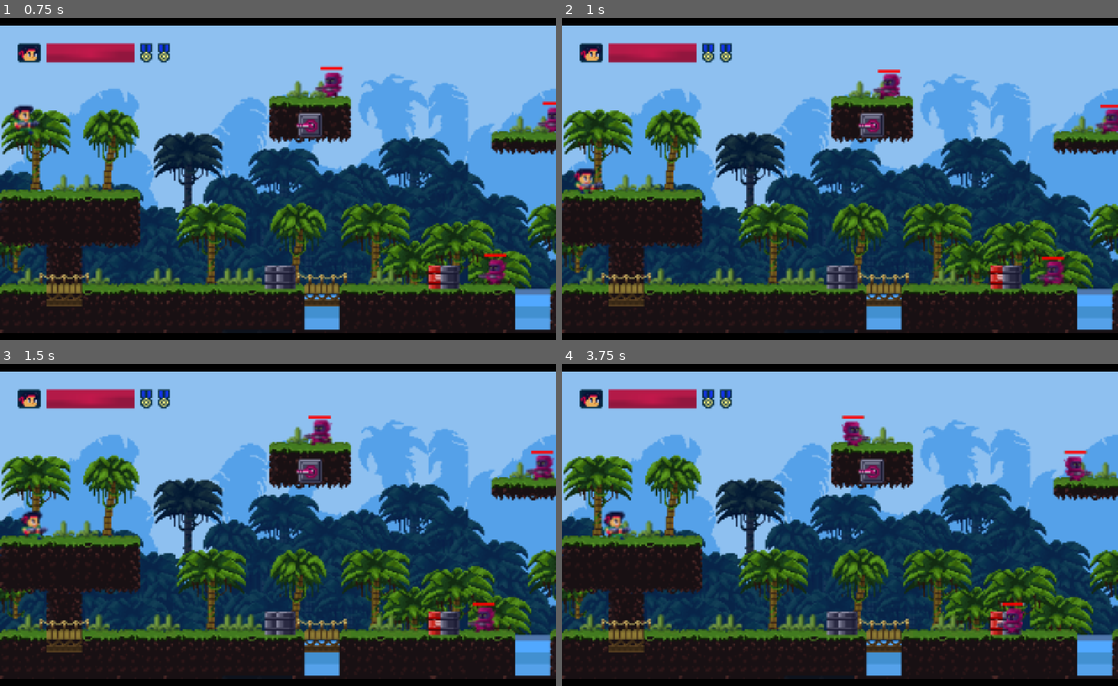
Above: before the commit, frames 1-4 (two rows, left to right).
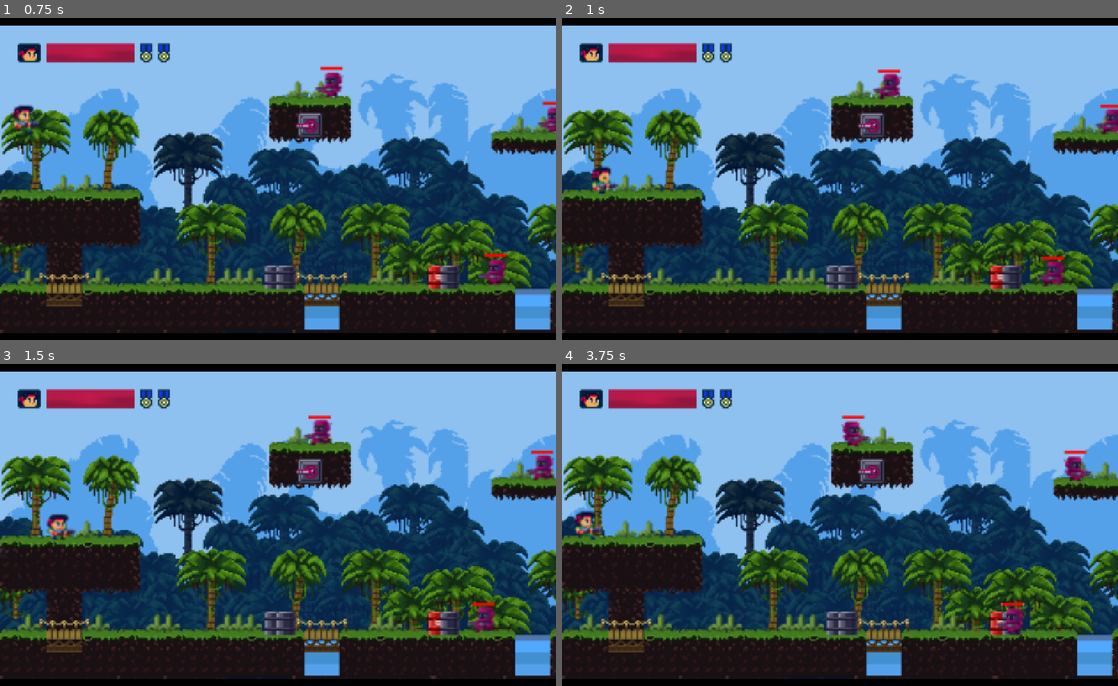
Above: after the commit, the same moments.

Repository: YugeCse/first-blood
Game: Godot game, scene res://scenes/tscns/splash_scene.tscn
Two runs of this game, one before a commit and one after it. Both use one fixed random seed, a clock stepped at 60 frames per second and the inputs below. Sound files missing from this copy of the repository are replaced by a short silence.
Inputs (mouse positions are in pixels of both pictures, inside the frame that each line leads up to):
- Up to frame 1 (0.75 s): tap Enter (ui_accept) at 0.5 s; move the mouse to (400, 162) at 0.52 s; hold Right (ui_right) from 0.53 s (still down); click (400, 162) at 0.67 s
- Up to frame 2 (1 s): keep holding Right (ui_right); tap Enter (ui_accept) at 0.77 s
- Up to frame 3 (1.5 s): release Right (ui_right) at 1.25 s; drag from (166, 541) to (272, 621) at 1.27 s
- Up to frame 4 (3.75 s): move the mouse to (895, 447) at 2.02 s; hold Left (ui_left) 2.03-2.75 s; drag from (812, 595) to (1012, 621) at 2.77 s; move the mouse to (1006, 576) at 3.52 s; hold Right (ui_right) from 3.53 s (still down)

Frame 1 is identical in both runs. In frame 2, 0.5% of the frame differs, in the area x 2-11%, y 46-55%; in frame 3, 0.6%; in frame 4, 0.6%, in the area x 2-13%, y 45-55%.

Commit message:
#优化细节哦！

Diff:
--- a/project.godot
+++ b/project.godot
@@ -46,7 +46,8 @@
 folder_colors={
 "res://assets/": "yellow",
 "res://assets/anim/": "orange",
-"res://assets/audio/": "yellow"
+"res://assets/audio/": "yellow",
+"res://docs/": "purple"
 }
 
 [global_group]
--- a/scenes/scripts/main_scene.gd
+++ b/scenes/scripts/main_scene.gd
@@ -16,16 +16,14 @@
 var viewport_container: SubViewportContainer = $ViewportContainer
 
 func _ready() -> void:
-	var support_web := OS.has_feature('web')
-	var support_touchscreen := DisplayServer.is_touchscreen_available()
-	_is_run_in_mobile =\
-		OS.get_name() in ['Android', 'iOS'] or\
-			(support_web and support_touchscreen)
+	match OS.get_name():
+		'iOS': _is_run_in_mobile = true
+		'Android': _is_run_in_mobile = true
+	$VirtualJoystic.visible = _is_run_in_mobile
 	_viewport_default_size = viewport.size #获取原有的默认大小
-	if not _is_run_in_mobile:
-		_adjust_viewport_size() #调整视窗尺寸信息
-		get_window().size_changed.connect(_adjust_viewport_size)
-	else: self.remove_child($VirtualJoystic) #移除虚拟游戏摇杆组件
+	_adjust_viewport_size() #调整视窗尺寸信息
+	get_window().size_changed.connect(_adjust_viewport_size)
+	if not _is_run_in_mobile: remove_child($VirtualJoystic) #移除虚拟游戏摇杆组件
 
 ## 调整视窗尺寸信息，非安卓/iOS的设备，需要根据主视窗调整大小
 func _adjust_viewport_size() -> void:
--- a/scenes/tscns/main_scene.tscn
+++ b/scenes/tscns/main_scene.tscn
@@ -46,7 +46,6 @@
 game_viewport_container = NodePath("../..")
 
 [node name="VirtualJoystic" parent="." unique_id=1620645665 instance=ExtResource("6_4jd7c")]
-visible = false
 joystick_radius = 50.0
 handle_radius = 23.0
 deadzone = 0.1
--- a/shared/stages/scripts/stage_forest.gd
+++ b/shared/stages/scripts/stage_forest.gd
@@ -36,10 +36,6 @@
 var player_scene_packed = preload('res://sprites/tscns/player.tscn')
 
 func _ready() -> void:
-	#joystick.visible = true
-	var is_run_in_mobilde =\
-		OS.get_name() in ['Android', 'iOS']
-	joystick.visible = is_run_in_mobilde
 	#joystick.shoot_pressed\
 		#.connect(func(): Input.action_press(&'ui_shoot'))
 	#joystick.shoot_released\
--- a/shared/stages/tscns/stage_forest.tscn
+++ b/shared/stages/tscns/stage_forest.tscn
@@ -1055,62 +1055,62 @@
 
 [connection signal="area_entered" from="MapContainer/DecorationMapLayer/RedBarrel" to="MapContainer/DecorationMapLayer/RedBarrel" method="_on_area_entered"]
 [connection signal="area_entered" from="MapContainer/DecorationMapLayer/Barrel" to="MapContainer/DecorationMapLayer/Barrel" method="_on_area_entered"]
-[connection signal="area_entered" from="MapContainer/DecorationMapLayer/@Area2D@243921" to="MapContainer/DecorationMapLayer/@Area2D@243921" method="_on_area_entered"]
-[connection signal="area_entered" from="MapContainer/DecorationMapLayer/@Area2D@243922" to="MapContainer/DecorationMapLayer/@Area2D@243922" method="_on_area_entered"]
-[connection signal="area_entered" from="MapContainer/DecorationMapLayer/@Area2D@243923" to="MapContainer/DecorationMapLayer/@Area2D@243923" method="_on_area_entered"]
-[connection signal="area_entered" from="MapContainer/DecorationMapLayer/@Area2D@243924" to="MapContainer/DecorationMapLayer/@Area2D@243924" method="_on_area_entered"]
-[connection signal="area_entered" from="MapContainer/DecorationMapLayer/@Area2D@243925" to="MapContainer/DecorationMapLayer/@Area2D@243925" method="_on_area_entered"]
-[connection signal="area_entered" from="MapContainer/DecorationMapLayer/@Area2D@243926" to="MapContainer/DecorationMapLayer/@Area2D@243926" method="_on_area_entered"]
-[connection signal="area_entered" from="MapContainer/DecorationMapLayer/@Area2D@243927" to="MapContainer/DecorationMapLayer/@Area2D@243927" method="_on_area_entered"]
-[connection signal="area_entered" from="MapContainer/DecorationMapLayer/@Area2D@243928" to="MapContainer/DecorationMapLayer/@Area2D@243928" method="_on_area_entered"]
-[connection signal="area_entered" from="MapContainer/DecorationMapLayer/@Area2D@243929" to="MapContainer/DecorationMapLayer/@Area2D@243929" method="_on_area_entered"]
-[connection signal="area_entered" from="MapContainer/DecorationMapLayer/@Area2D@243930" to="MapContainer/DecorationMapLayer/@Area2D@243930" method="_on_area_entered"]
-[connection signal="area_entered" from="MapContainer/DecorationMapLayer/@Area2D@243931" to="MapContainer/DecorationMapLayer/@Area2D@243931" method="_on_area_entered"]
-[connection signal="area_entered" from="MapContainer/DecorationMapLayer/@Area2D@243932" to="MapContainer/DecorationMapLayer/@Area2D@243932" method="_on_area_entered"]
-[connection signal="area_entered" from="MapContainer/DecorationMapLayer/@Area2D@243933" to="MapContainer/DecorationMapLayer/@Area2D@243933" method="_on_area_entered"]
-[connection signal="area_entered" from="MapContainer/DecorationMapLayer/@Area2D@243934" to="MapContainer/DecorationMapLayer/@Area2D@243934" method="_on_area_entered"]
-[connection signal="area_entered" from="MapContainer/DecorationMapLayer/@Area2D@243935" to="MapContainer/DecorationMapLayer/@Area2D@243935" method="_on_area_entered"]
-[connection signal="area_entered" from="MapContainer/DecorationMapLayer/@Area2D@243936" to="MapContainer/DecorationMapLayer/@Area2D@243936" method="_on_area_entered"]
-[connection signal="area_entered" from="MapContainer/DecorationMapLayer/@Area2D@243937" to="MapContainer/DecorationMapLayer/@Area2D@243937" method="_on_area_entered"]
-[connection signal="area_entered" from="MapContainer/DecorationMapLayer/@Area2D@243938" to="MapContainer/DecorationMapLayer/@Area2D@243938" method="_on_area_entered"]
-[connection signal="area_entered" from="MapContainer/DecorationMapLayer/@Area2D@243939" to="MapContainer/DecorationMapLayer/@Area2D@243939" method="_on_area_entered"]
-[connection signal="area_entered" from="MapContainer/DecorationMapLayer/@Area2D@243940" to="MapContainer/DecorationMapLayer/@Area2D@243940" method="_on_area_entered"]
-[connection signal="area_entered" from="MapContainer/DecorationMapLayer/@Area2D@243941" to="MapContainer/DecorationMapLayer/@Area2D@243941" method="_on_area_entered"]
-[connection signal="area_entered" from="MapContainer/DecorationMapLayer/@Area2D@243942" to="MapContainer/DecorationMapLayer/@Area2D@243942" method="_on_area_entered"]
-[connection signal="area_entered" from="MapContainer/DecorationMapLayer/@Area2D@243943" to="MapContainer/DecorationMapLayer/@Area2D@243943" method="_on_area_entered"]
-[connection signal="area_entered" from="MapContainer/DecorationMapLayer/@Area2D@243944" to="MapContainer/DecorationMapLayer/@Area2D@243944" method="_on_area_entered"]
-[connection signal="area_entered" from="MapContainer/DecorationMapLayer/@Area2D@243945" to="MapContainer/DecorationMapLayer/@Area2D@243945" method="_on_area_entered"]
-[connection signal="area_entered" from="MapContainer/DecorationMapLayer/@Area2D@243946" to="MapContainer/DecorationMapLayer/@Area2D@243946" method="_on_area_entered"]
-[connection signal="area_entered" from="MapContainer/DecorationMapLayer/@Area2D@243947" to="MapContainer/DecorationMapLayer/@Area2D@243947" method="_on_area_entered"]
-[connection signal="area_entered" from="MapContainer/DecorationMapLayer/@Area2D@243948" to="MapContainer/DecorationMapLayer/@Area2D@243948" method="_on_area_entered"]
-[connection signal="area_entered" from="MapContainer/DecorationMapLayer/@Area2D@243949" to="MapContainer/DecorationMapLayer/@Area2D@243949" method="_on_area_entered"]
-[connection signal="area_entered" from="MapContainer/DecorationMapLayer/@Area2D@243950" to="MapContainer/DecorationMapLayer/@Area2D@243950" method="_on_area_entered"]
-[connection signal="area_entered" from="MapContainer/DecorationMapLayer/@Area2D@243951" to="MapContainer/DecorationMapLayer/@Area2D@243951" method="_on_area_entered"]
-[connection signal="area_entered" from="MapContainer/DecorationMapLayer/@Area2D@243952" to="MapContainer/DecorationMapLayer/@Area2D@243952" method="_on_area_entered"]
-[connection signal="area_entered" from="MapContainer/DecorationMapLayer/@Area2D@243953" to="MapContainer/DecorationMapLayer/@Area2D@243953" method="_on_area_entered"]
-[connection signal="area_entered" from="MapContainer/DecorationMapLayer/@Area2D@243954" to="MapContainer/DecorationMapLayer/@Area2D@243954" method="_on_area_entered"]
-[connection signal="area_entered" from="MapContainer/DecorationMapLayer/@Area2D@243955" to="MapContainer/DecorationMapLayer/@Area2D@243955" method="_on_area_entered"]
-[connection signal="area_entered" from="MapContainer/DecorationMapLayer/@Area2D@243956" to="MapContainer/DecorationMapLayer/@Area2D@243956" method="_on_area_entered"]
-[connection signal="area_entered" from="MapContainer/DecorationMapLayer/@Area2D@243957" to="MapContainer/DecorationMapLayer/@Area2D@243957" method="_on_area_entered"]
-[connection signal="area_entered" from="MapContainer/DecorationMapLayer/@Area2D@243958" to="MapContainer/DecorationMapLayer/@Area2D@243958" method="_on_area_entered"]
-[connection signal="area_entered" from="MapContainer/DecorationMapLayer/@Area2D@243959" to="MapContainer/DecorationMapLayer/@Area2D@243959" method="_on_area_entered"]
-[connection signal="area_entered" from="MapContainer/DecorationMapLayer/@Area2D@243960" to="MapContainer/DecorationMapLayer/@Area2D@243960" method="_on_area_entered"]
-[connection signal="area_entered" from="MapContainer/DecorationMapLayer/@Area2D@243961" to="MapContainer/DecorationMapLayer/@Area2D@243961" method="_on_area_entered"]
-[connection signal="area_entered" from="MapContainer/DecorationMapLayer/@Area2D@243962" to="MapContainer/DecorationMapLayer/@Area2D@243962" method="_on_area_entered"]
-[connection signal="area_entered" from="MapContainer/DecorationMapLayer/@Area2D@243963" to="MapContainer/DecorationMapLayer/@Area2D@243963" method="_on_area_entered"]
-[connection signal="area_entered" from="MapContainer/DecorationMapLayer/@Area2D@243964" to="MapContainer/DecorationMapLayer/@Area2D@243964" method="_on_area_entered"]
-[connection signal="area_entered" from="MapContainer/DecorationMapLayer/@Area2D@243965" to="MapContainer/DecorationMapLayer/@Area2D@243965" method="_on_area_entered"]
-[connection signal="area_entered" from="MapContainer/DecorationMapLayer/@Area2D@243966" to="MapContainer/DecorationMapLayer/@Area2D@243966" method="_on_area_entered"]
-[connection signal="area_entered" from="MapContainer/DecorationMapLayer/@Area2D@243967" to="MapContainer/DecorationMapLayer/@Area2D@243967" method="_on_area_entered"]
-[connection signal="area_entered" from="MapContainer/DecorationMapLayer/@Area2D@243968" to="MapContainer/DecorationMapLayer/@Area2D@243968" method="_on_area_entered"]
-[connection signal="area_entered" from="MapContainer/DecorationMapLayer/@Area2D@243969" to="MapContainer/DecorationMapLayer/@Area2D@243969" method="_on_area_entered"]
-[connection signal="area_entered" from="MapContainer/DecorationMapLayer/@Area2D@243970" to="MapContainer/DecorationMapLayer/@Area2D@243970" method="_on_area_entered"]
-[connection signal="area_entered" from="MapContainer/DecorationMapLayer/@Area2D@243971" to="MapContainer/DecorationMapLayer/@Area2D@243971" method="_on_area_entered"]
-[connection signal="area_entered" from="MapContainer/DecorationMapLayer/@Area2D@243972" to="MapContainer/DecorationMapLayer/@Area2D@243972" method="_on_area_entered"]
-[connection signal="area_entered" from="MapContainer/DecorationMapLayer/@Area2D@243973" to="MapContainer/DecorationMapLayer/@Area2D@243973" method="_on_area_entered"]
-[connection signal="area_entered" from="MapContainer/DecorationMapLayer/@Area2D@243974" to="MapContainer/DecorationMapLayer/@Area2D@243974" method="_on_area_entered"]
-[connection signal="area_entered" from="MapContainer/DecorationMapLayer/@Area2D@243975" to="MapContainer/DecorationMapLayer/@Area2D@243975" method="_on_area_entered"]
-[connection signal="area_entered" from="MapContainer/DecorationMapLayer/@Area2D@243976" to="MapContainer/DecorationMapLayer/@Area2D@243976" method="_on_area_entered"]
-[connection signal="area_entered" from="MapContainer/DecorationMapLayer/@Area2D@243977" to="MapContainer/DecorationMapLayer/@Area2D@243977" method="_on_area_entered"]
-[connection signal="area_entered" from="MapContainer/DecorationMapLayer/@Area2D@243978" to="MapContainer/DecorationMapLayer/@Area2D@243978" method="_on_area_entered"]
-[connection signal="area_entered" from="MapContainer/DecorationMapLayer/@Area2D@243979" to="MapContainer/DecorationMapLayer/@Area2D@243979" method="_on_area_entered"]
+[connection signal="area_entered" from="MapContainer/DecorationMapLayer/@Area2D@261594" to="MapContainer/DecorationMapLayer/@Area2D@261594" method="_on_area_entered"]
+[connection signal="area_entered" from="MapContainer/DecorationMapLayer/@Area2D@261595" to="MapContainer/DecorationMapLayer/@Area2D@261595" method="_on_area_entered"]
+[connection signal="area_entered" from="MapContainer/DecorationMapLayer/@Area2D@261596" to="MapContainer/DecorationMapLayer/@Area2D@261596" method="_on_area_entered"]
+[connection signal="area_entered" from="MapContainer/DecorationMapLayer/@Area2D@261597" to="MapContainer/DecorationMapLayer/@Area2D@261597" method="_on_area_entered"]
+[connection signal="area_entered" from="MapContainer/DecorationMapLayer/@Area2D@261598" to="MapContainer/DecorationMapLayer/@Area2D@261598" method="_on_area_entered"]
+[connection signal="area_entered" from="MapContainer/DecorationMapLayer/@Area2D@261599" to="MapContainer/DecorationMapLayer/@Area2D@261599" method="_on_area_entered"]
+[connection signal="area_entered" from="MapContainer/DecorationMapLayer/@Area2D@261600" to="MapContainer/DecorationMapLayer/@Area2D@261600" method="_on_area_entered"]
+[connection signal="area_entered" from="MapContainer/DecorationMapLayer/@Area2D@261601" to="MapContainer/DecorationMapLayer/@Area2D@261601" method="_on_area_entered"]
+[connection signal="area_entered" from="MapContainer/DecorationMapLayer/@Area2D@261602" to="MapContainer/DecorationMapLayer/@Area2D@261602" method="_on_area_entered"]
+[connection signal="area_entered" from="MapContainer/DecorationMapLayer/@Area2D@261603" to="MapContainer/DecorationMapLayer/@Area2D@261603" method="_on_area_entered"]
+[connection signal="area_entered" from="MapContainer/DecorationMapLayer/@Area2D@261604" to="MapContainer/DecorationMapLayer/@Area2D@261604" method="_on_area_entered"]
+[connection signal="area_entered" from="MapContainer/DecorationMapLayer/@Area2D@261605" to="MapContainer/DecorationMapLayer/@Area2D@261605" method="_on_area_entered"]
+[connection signal="area_entered" from="MapContainer/DecorationMapLayer/@Area2D@261606" to="MapContainer/DecorationMapLayer/@Area2D@261606" method="_on_area_entered"]
+[connection signal="area_entered" from="MapContainer/DecorationMapLayer/@Area2D@261607" to="MapContainer/DecorationMapLayer/@Area2D@261607" method="_on_area_entered"]
+[connection signal="area_entered" from="MapContainer/DecorationMapLayer/@Area2D@261608" to="MapContainer/DecorationMapLayer/@Area2D@261608" method="_on_area_entered"]
+[connection signal="area_entered" from="MapContainer/DecorationMapLayer/@Area2D@261609" to="MapContainer/DecorationMapLayer/@Area2D@261609" method="_on_area_entered"]
+[connection signal="area_entered" from="MapContainer/DecorationMapLayer/@Area2D@261610" to="MapContainer/DecorationMapLayer/@Area2D@261610" method="_on_area_entered"]
+[connection signal="area_entered" from="MapContainer/DecorationMapLayer/@Area2D@261611" to="MapContainer/DecorationMapLayer/@Area2D@261611" method="_on_area_entered"]
+[connection signal="area_entered" from="MapContainer/DecorationMapLayer/@Area2D@261612" to="MapContainer/DecorationMapLayer/@Area2D@261612" method="_on_area_entered"]
+[connection signal="area_entered" from="MapContainer/DecorationMapLayer/@Area2D@261613" to="MapContainer/DecorationMapLayer/@Area2D@261613" method="_on_area_entered"]
+[connection signal="area_entered" from="MapContainer/DecorationMapLayer/@Area2D@261614" to="MapContainer/DecorationMapLayer/@Area2D@261614" method="_on_area_entered"]
+[connection signal="area_entered" from="MapContainer/DecorationMapLayer/@Area2D@261615" to="MapContainer/DecorationMapLayer/@Area2D@261615" method="_on_area_entered"]
+[connection signal="area_entered" from="MapContainer/DecorationMapLayer/@Area2D@261616" to="MapContainer/DecorationMapLayer/@Area2D@261616" method="_on_area_entered"]
+[connection signal="area_entered" from="MapContainer/DecorationMapLayer/@Area2D@261617" to="MapContainer/DecorationMapLayer/@Area2D@261617" method="_on_area_entered"]
+[connection signal="area_entered" from="MapContainer/DecorationMapLayer/@Area2D@261618" to="MapContainer/DecorationMapLayer/@Area2D@261618" method="_on_area_entered"]
+[connection signal="area_entered" from="MapContainer/DecorationMapLayer/@Area2D@261619" to="MapContainer/DecorationMapLayer/@Area2D@261619" method="_on_area_entered"]
+[connection signal="area_entered" from="MapContainer/DecorationMapLayer/@Area2D@261620" to="MapContainer/DecorationMapLayer/@Area2D@261620" method="_on_area_entered"]
+[connection signal="area_entered" from="MapContainer/DecorationMapLayer/@Area2D@261621" to="MapContainer/DecorationMapLayer/@Area2D@261621" method="_on_area_entered"]
+[connection signal="area_entered" from="MapContainer/DecorationMapLayer/@Area2D@261622" to="MapContainer/DecorationMapLayer/@Area2D@261622" method="_on_area_entered"]
+[connection signal="area_entered" from="MapContainer/DecorationMapLayer/@Area2D@261623" to="MapContainer/DecorationMapLayer/@Area2D@261623" method="_on_area_entered"]
+[connection signal="area_entered" from="MapContainer/DecorationMapLayer/@Area2D@261624" to="MapContainer/DecorationMapLayer/@Area2D@261624" method="_on_area_entered"]
+[connection signal="area_entered" from="MapContainer/DecorationMapLayer/@Area2D@261625" to="MapContainer/DecorationMapLayer/@Area2D@261625" method="_on_area_entered"]
+[connection signal="area_entered" from="MapContainer/DecorationMapLayer/@Area2D@261626" to="MapContainer/DecorationMapLayer/@Area2D@261626" method="_on_area_entered"]
+[connection signal="area_entered" from="MapContainer/DecorationMapLayer/@Area2D@261627" to="MapContainer/DecorationMapLayer/@Area2D@261627" method="_on_area_entered"]
+[connection signal="area_entered" from="MapContainer/DecorationMapLayer/@Area2D@261628" to="MapContainer/DecorationMapLayer/@Area2D@261628" method="_on_area_entered"]
+[connection signal="area_entered" from="MapContainer/DecorationMapLayer/@Area2D@261629" to="MapContainer/DecorationMapLayer/@Area2D@261629" method="_on_area_entered"]
+[connection signal="area_entered" from="MapContainer/DecorationMapLayer/@Area2D@261630" to="MapContainer/DecorationMapLayer/@Area2D@261630" method="_on_area_entered"]
+[connection signal="area_entered" from="MapContainer/DecorationMapLayer/@Area2D@261631" to="MapContainer/DecorationMapLayer/@Area2D@261631" method="_on_area_entered"]
+[connection signal="area_entered" from="MapContainer/DecorationMapLayer/@Area2D@261632" to="MapContainer/DecorationMapLayer/@Area2D@261632" method="_on_area_entered"]
+[connection signal="area_entered" from="MapContainer/DecorationMapLayer/@Area2D@261633" to="MapContainer/DecorationMapLayer/@Area2D@261633" method="_on_area_entered"]
+[connection signal="area_entered" from="MapContainer/DecorationMapLayer/@Area2D@261634" to="MapContainer/DecorationMapLayer/@Area2D@261634" method="_on_area_entered"]
+[connection signal="area_entered" from="MapContainer/DecorationMapLayer/@Area2D@261635" to="MapContainer/DecorationMapLayer/@Area2D@261635" method="_on_area_entered"]
+[connection signal="area_entered" from="MapContainer/DecorationMapLayer/@Area2D@261636" to="MapContainer/DecorationMapLayer/@Area2D@261636" method="_on_area_entered"]
+[connection signal="area_entered" from="MapContainer/DecorationMapLayer/@Area2D@261637" to="MapContainer/DecorationMapLayer/@Area2D@261637" method="_on_area_entered"]
+[connection signal="area_entered" from="MapContainer/DecorationMapLayer/@Area2D@261638" to="MapContainer/DecorationMapLayer/@Area2D@261638" method="_on_area_entered"]
+[connection signal="area_entered" from="MapContainer/DecorationMapLayer/@Area2D@261639" to="MapContainer/DecorationMapLayer/@Area2D@261639" method="_on_area_entered"]
+[connection signal="area_entered" from="MapContainer/DecorationMapLayer/@Area2D@261640" to="MapContainer/DecorationMapLayer/@Area2D@261640" method="_on_area_entered"]
+[connection signal="area_entered" from="MapContainer/DecorationMapLayer/@Area2D@261641" to="MapContainer/DecorationMapLayer/@Area2D@261641" method="_on_area_entered"]
+[connection signal="area_entered" from="MapContainer/DecorationMapLayer/@Area2D@261642" to="MapContainer/DecorationMapLayer/@Area2D@261642" method="_on_area_entered"]
+[connection signal="area_entered" from="MapContainer/DecorationMapLayer/@Area2D@261643" to="MapContainer/DecorationMapLayer/@Area2D@261643" method="_on_area_entered"]
+[connection signal="area_entered" from="MapContainer/DecorationMapLayer/@Area2D@261644" to="MapContainer/DecorationMapLayer/@Area2D@261644" method="_on_area_entered"]
+[connection signal="area_entered" from="MapContainer/DecorationMapLayer/@Area2D@261645" to="MapContainer/DecorationMapLayer/@Area2D@261645" method="_on_area_entered"]
+[connection signal="area_entered" from="MapContainer/DecorationMapLayer/@Area2D@261646" to="MapContainer/DecorationMapLayer/@Area2D@261646" method="_on_area_entered"]
+[connection signal="area_entered" from="MapContainer/DecorationMapLayer/@Area2D@261647" to="MapContainer/DecorationMapLayer/@Area2D@261647" method="_on_area_entered"]
+[connection signal="area_entered" from="MapContainer/DecorationMapLayer/@Area2D@261648" to="MapContainer/DecorationMapLayer/@Area2D@261648" method="_on_area_entered"]
+[connection signal="area_entered" from="MapContainer/DecorationMapLayer/@Area2D@261649" to="MapContainer/DecorationMapLayer/@Area2D@261649" method="_on_area_entered"]
+[connection signal="area_entered" from="MapContainer/DecorationMapLayer/@Area2D@261650" to="MapContainer/DecorationMapLayer/@Area2D@261650" method="_on_area_entered"]
+[connection signal="area_entered" from="MapContainer/DecorationMapLayer/@Area2D@261651" to="MapContainer/DecorationMapLayer/@Area2D@261651" method="_on_area_entered"]
+[connection signal="area_entered" from="MapContainer/DecorationMapLayer/@Area2D@261652" to="MapContainer/DecorationMapLayer/@Area2D@261652" method="_on_area_entered"]
Not shown, changed: docs/FirstBlood.pck
Not shown, changed: docs/index.html
